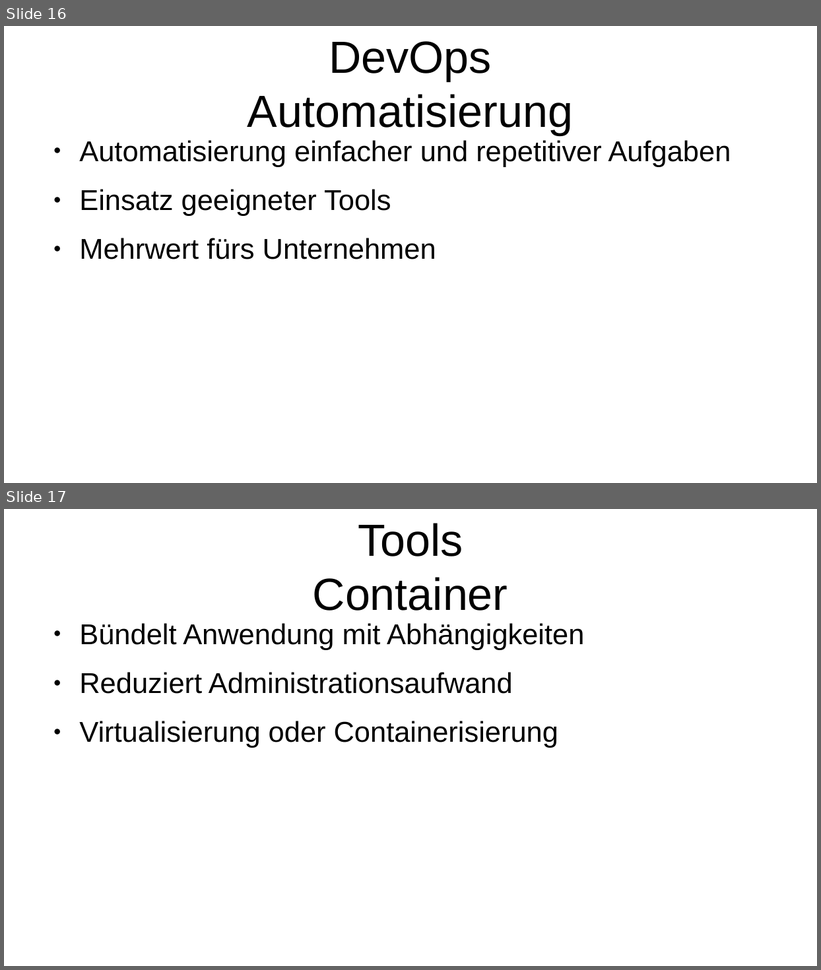
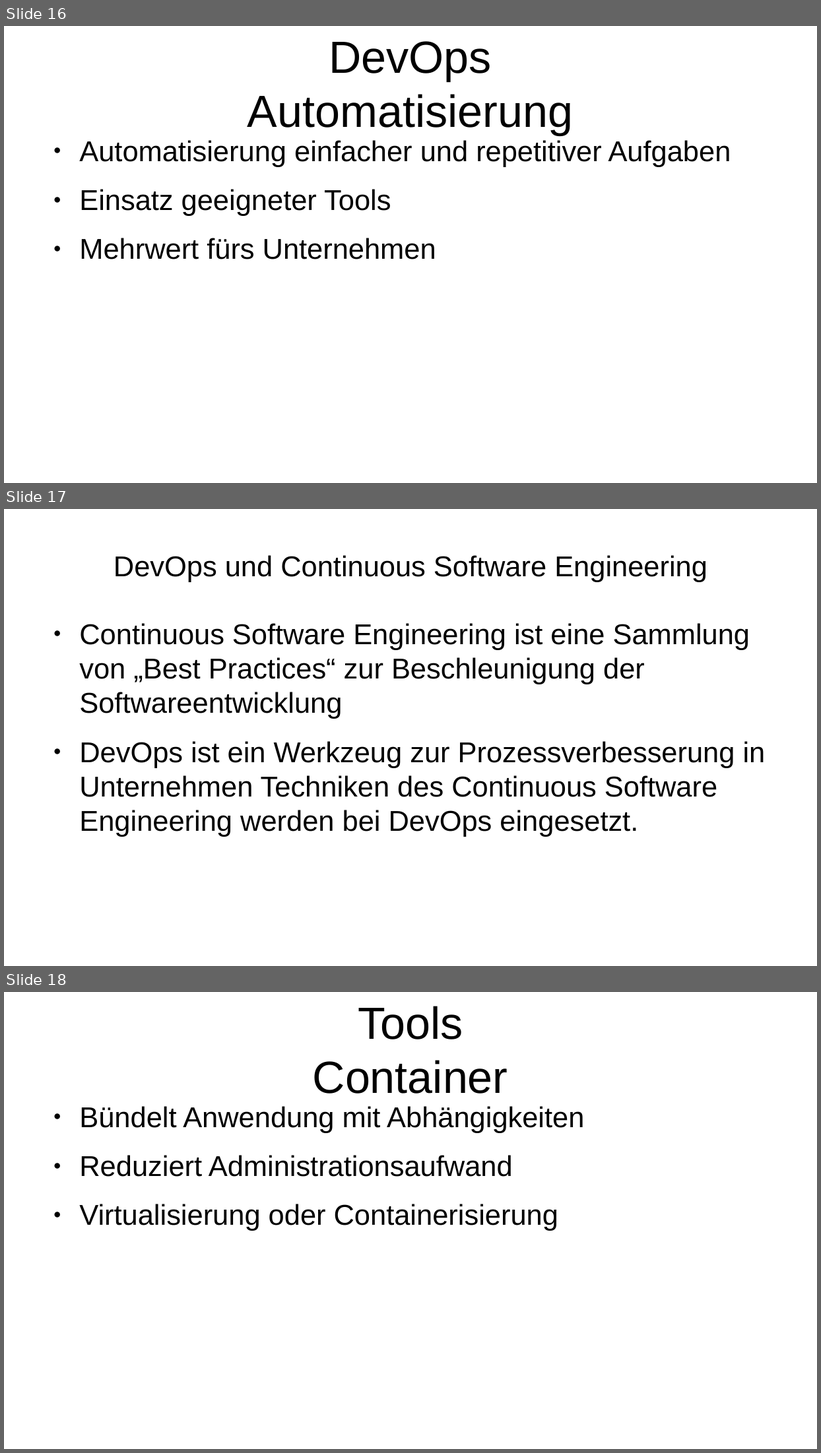
Before and after one commit to SGSE18/book, a slide deck: docs/continuous-software-engineering/pres.odp. Shown one above the other, each under a label of ours: slides 16 and 17 before the commit, slides 16, 17 and 18 after it. The pictures are 821x970 and 821x1453 pixels, drawn with LibreOffice and Linux fonts; fonts in the diff are those of the drawing. Boxes give left, top, right and bottom in pixels: in the first picture for what was removed or moved away, otherwise in the second. Text is boxed around its words. In the diff, an @@ line names an element or a change of style, - is before the commit and + after.

```diff
--- a/docs/continuous-software-engineering/pres.odp
+++ b/docs/continuous-software-engineering/pres.odp
@@ slide 17 added at (x1=4, y1=509, x2=817, y2=966), background #FFFFFF @@
@@ title added at (x1=114, y1=555, x2=708, y2=582), 28 pt, text #000000 @@
+DevOps und Continuous Software Engineering
@@ text added at (x1=79, y1=623, x2=766, y2=837), 28 pt, text #000000 @@
+● Continuous Software Engineering ist eine Sammlung von „Best Practices“ zur Beschleunigung der Softwareentwicklung
+● DevOps ist ein Werkzeug zur Prozessverbesserung in Unternehmen Techniken des Continuous Software Engineering werden bei DevOps eingesetzt.
@@ what was slide 17 is now slide 18 @@
```
Also in this commit, not shown: 1 slide changed, 5 other slides added, 2 other files.
